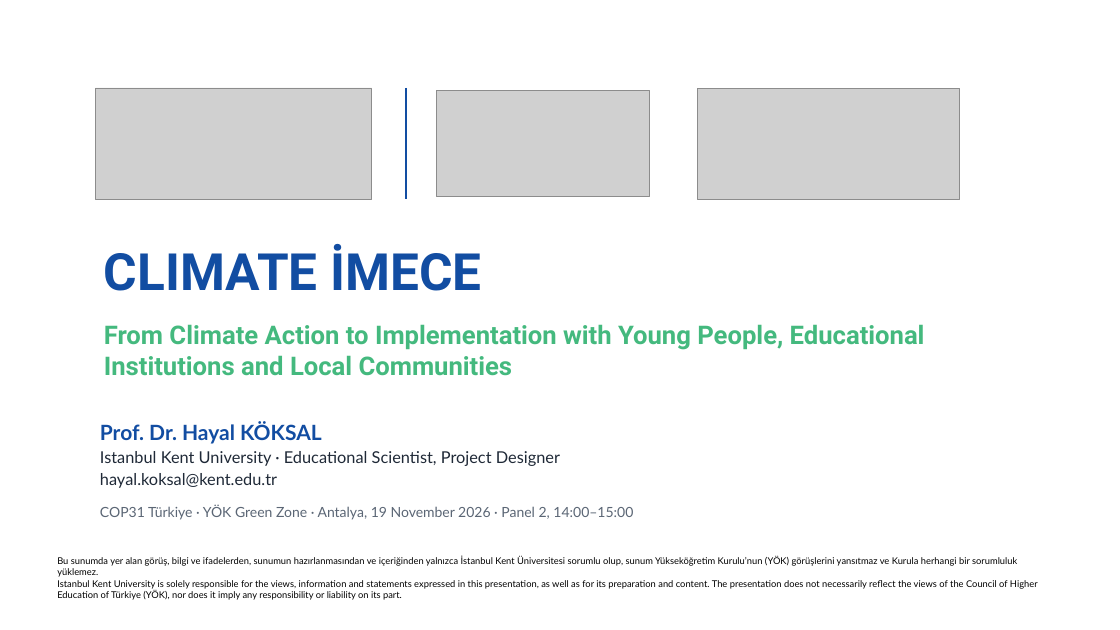
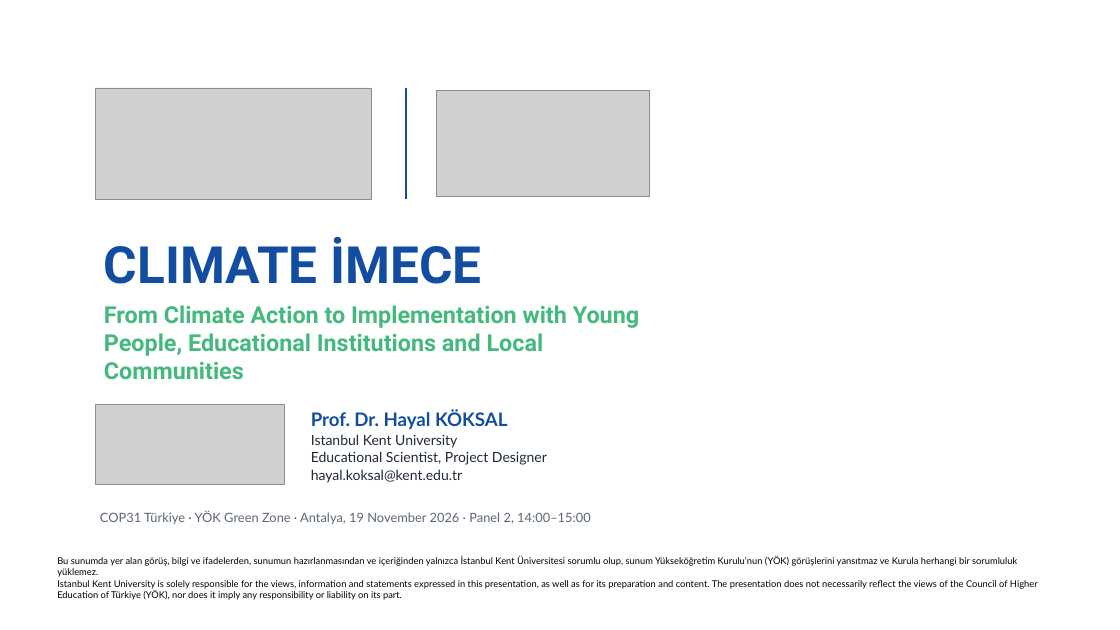
Before and after one commit to newtonsgrandson/cop-31-hayal-koksal, a slide deck: slide 1 of sunum/COP31_Climate_IMECE_Hayal_Koksal_EN.pptx. Drawn at 1120x630 pixels with LibreOffice and Linux fonts; fonts in the diff are those of the drawing; grey boxes stand for pictures; background and template pictures are left out. Boxes give left, top, right and bottom in pixels: in the first picture for what was removed or moved away, otherwise in the second. Text is boxed around its words. In the diff, an @@ line names an element or a change of style, - is before the commit and + after.

```diff
--- a/sunum/COP31_Climate_IMECE_Hayal_Koksal_EN.pptx
+++ b/sunum/COP31_Climate_IMECE_Hayal_Koksal_EN.pptx
@@ text "CLIMATE İMECE": place and size @@
-text "CLIMATE İMECE" at bbox=[104, 244, 481, 291]
+text "CLIMATE İMECE" at bbox=[104, 237, 481, 284]
@@ text "From Climate Action to Implementation ...": place and size @@
-text "From Climate Action to Implementation ..." at bbox=[104, 324, 925, 376]
+text "From Climate Action to Implementation ..." at bbox=[104, 305, 639, 379]
@@ text "From Climate Action to Implementation ..." at bbox=[104, 305, 639, 379]: size 22 to 20 pt @@
@@ picture: place and size @@
-picture at bbox=[697, 88, 960, 199]
+picture at bbox=[96, 405, 285, 485]
@@ text "Prof. Dr. Hayal KÖKSAL": place and size @@
-text "Prof. Dr. Hayal KÖKSAL" at bbox=[100, 422, 560, 488]
+text "Prof. Dr. Hayal KÖKSAL" at bbox=[311, 410, 547, 483]
@@ text "Prof. Dr. Hayal KÖKSAL" at bbox=[311, 410, 547, 483]: vertical alignment top to middle @@
@@ text at bbox=[311, 410, 507, 483]: size 18 to 16 pt in "Prof. Dr. Hayal KÖKSAL"; size 14 to 12 pt in "hayal.koksal@kent.edu.tr"; less space between paragraphs @@
@@ text at bbox=[311, 434, 547, 465]: text changed; size 14 to 12 pt @@
-Istanbul Kent University · Educational Scientist, Project Designer
+Istanbul Kent University
+Educational Scientist, Project Designer
@@ text "COP31 Türkiye · YÖK Green ..." at bbox=[100, 511, 590, 524]: size 12 to 11 pt @@
```
Also in this commit, not shown: 1 other slide changed, 49 other files.
